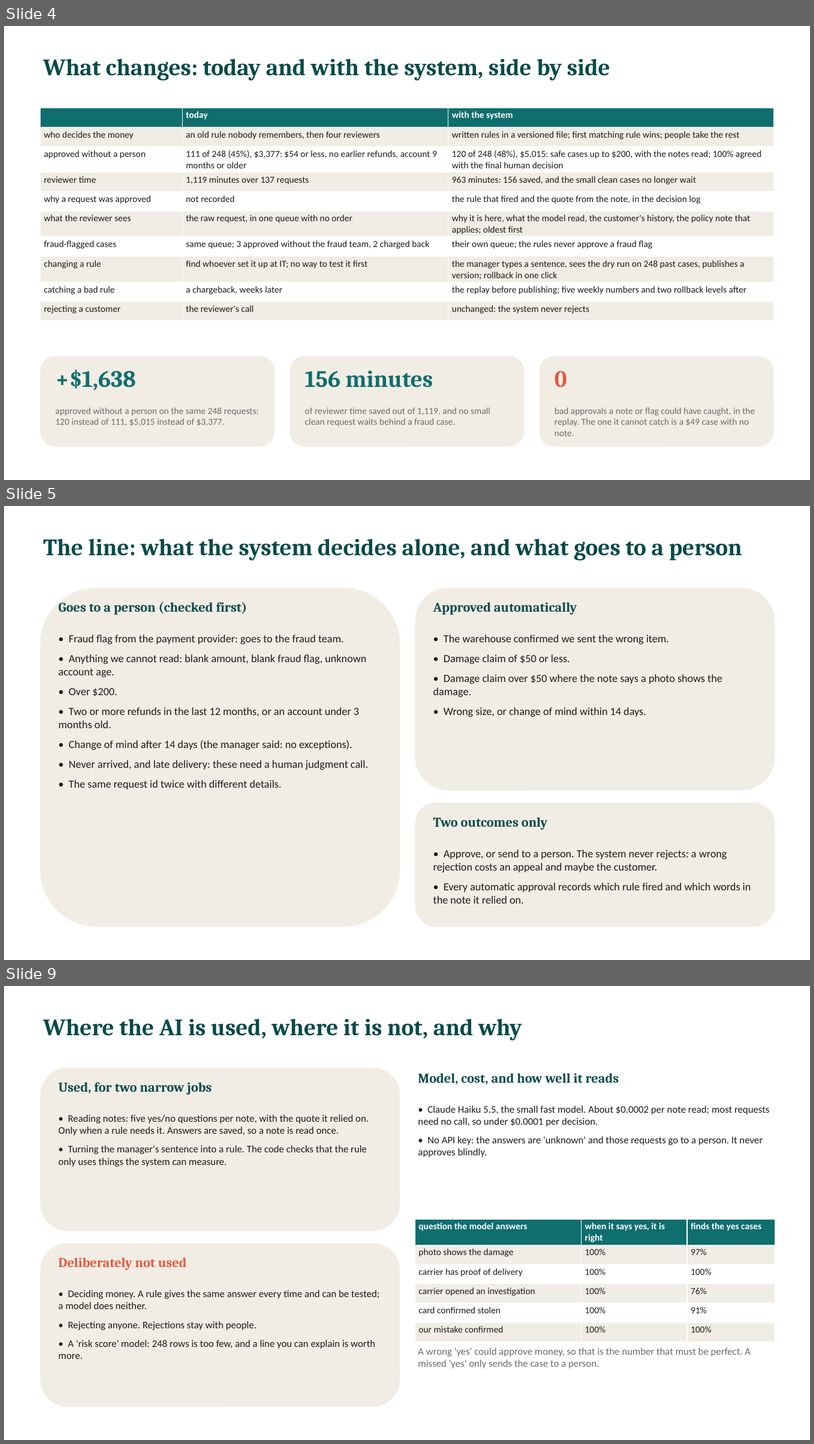
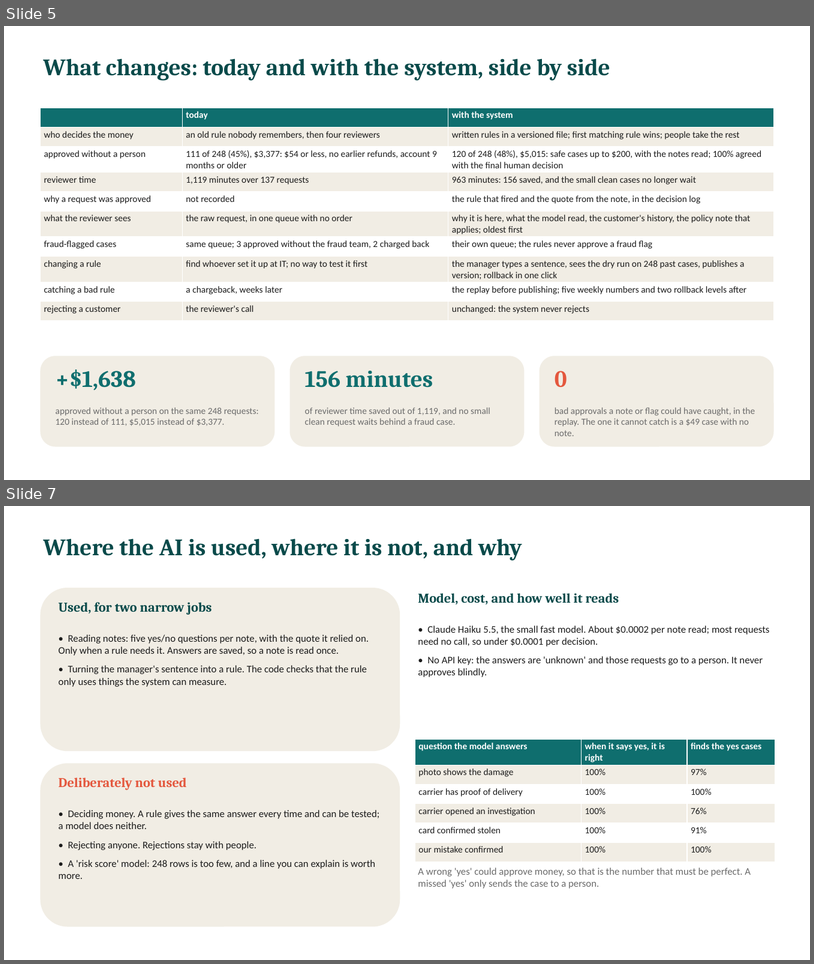
Before and after one commit to ormeiri444/refund-agent, a slide deck: docs/presentation.pptx. Shown one above the other, each under a label of ours: slides 4, 5 and 9 before the commit, slides 5 and 7 after it; the slides between them are not shown. The pictures are 814x1444 and 814x964 pixels, drawn with LibreOffice and Linux fonts; fonts in the diff are those of the drawing. Boxes give left, top, right and bottom in pixels: in the first picture for what was removed or moved away, otherwise in the second. Text is boxed around its words. In the diff, an @@ line names an element or a change of style, - is before the commit and + after.

```diff
--- a/docs/presentation.pptx
+++ b/docs/presentation.pptx
@@ slide 5 removed at (x1=4, y1=506, x2=810, y2=960), background #FFFFFF @@
@@ text removed at (x1=43, y1=538, x2=743, y2=561) @@
-The line: what the system decides alone, and what goes to a person
@@ rounded rectangle removed at (x1=40, y1=588, x2=400, y2=927) @@
@@ rounded rectangle removed at (x1=416, y1=588, x2=776, y2=790) @@
@@ text removed at (x1=59, y1=602, x2=248, y2=615) @@
-Goes to a person (checked first)
@@ text removed at (x1=434, y1=602, x2=577, y2=615) @@
-Approved automatically
@@ text removed at (x1=59, y1=634, x2=368, y2=789) @@
-• Fraud flag from the payment provider: goes to the fraud team.
-• Anything we cannot read: blank amount, blank fraud flag, unknown account age.
-• Over $200.
-• Two or more refunds in the last 12 months, or an account under 3 months old.
-• Change of mind after 14 days (the manager said: no exceptions).
-• Never arrived, and late delivery: these need a human judgment call.
-• The same request id twice with different details.
@@ text removed at (x1=434, y1=634, x2=723, y2=717) @@
-• The warehouse confirmed we sent the wrong item.
-• Damage claim of $50 or less.
-• Damage claim over $50 where the note says a photo shows the damage.
-• Wrong size, or change of mind within 14 days.
@@ rounded rectangle removed at (x1=416, y1=802, x2=776, y2=927) @@
@@ text removed at (x1=434, y1=817, x2=548, y2=829) @@
-Two outcomes only
@@ text removed at (x1=434, y1=849, x2=752, y2=903) @@
-• Approve, or send to a person. The system never rejects: a wrong rejection costs an appeal and maybe the customer.
-• Every automatic approval records which rule fired and which words in the note it relied on.
@@ what was slide 4 is now slide 5 @@
@@ what was slide 9 is now slide 7 @@
```
Also in this commit, not shown: 1 slide changed, 2 slides added, 4 other slides removed, 1 other file.
